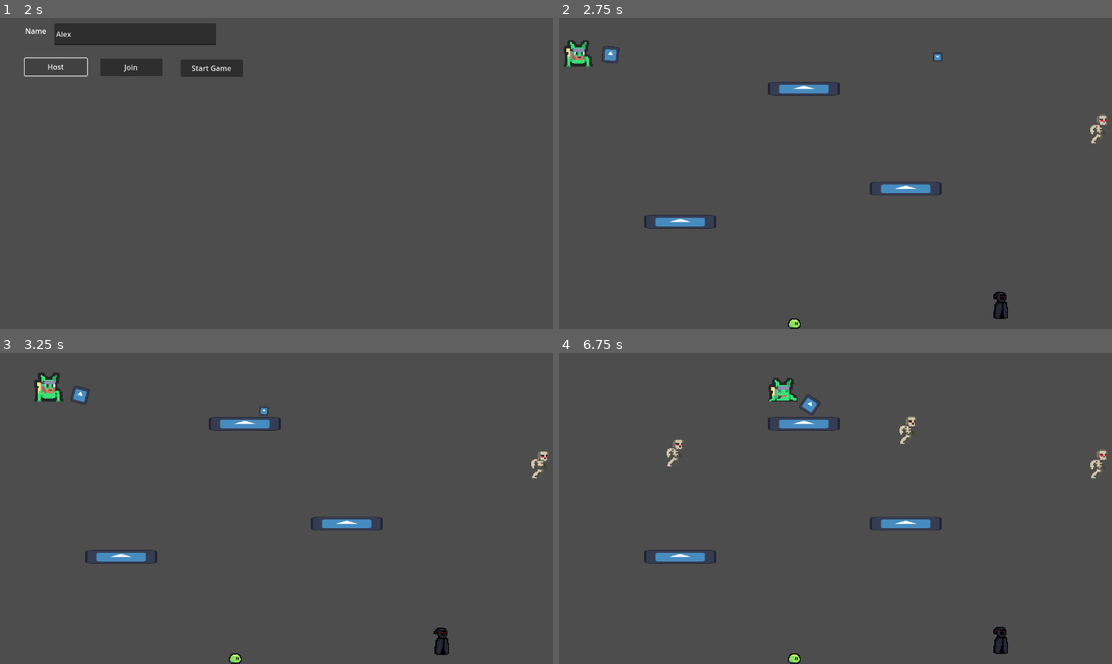
Above: before the commit, frames 1-4 (two rows, left to right).
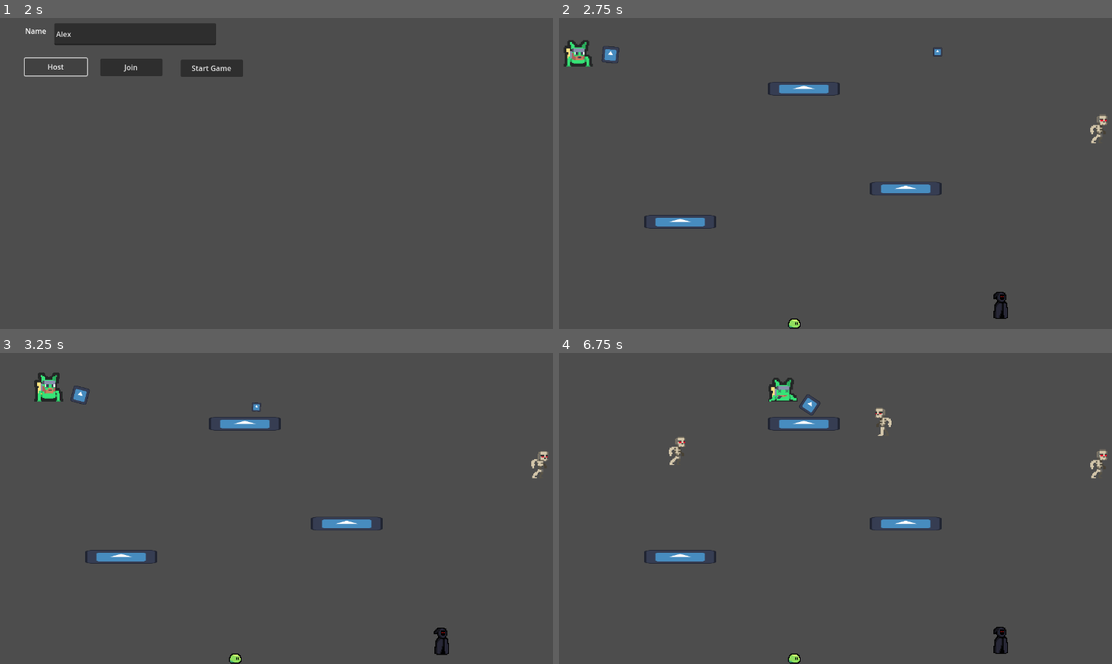
Above: after the commit, the same moments.

Repository: naixsu/CROCPNG
Game: Godot game, scene res://Scenes/Testing/NaixTestScenes/Multiplayer.tscn
Two runs of this game, one before a commit and one after it. Both use one fixed random seed, a clock stepped at 60 frames per second and the inputs below. The engine's default icon, where the game draws it, is replaced by a stand-in: a white triangle on a blue panel in a dark square.
Inputs (mouse positions are in pixels of both pictures, inside the frame that each line leads up to):
- Up to frame 1 (2 s): click (132, 33) at 0.52 s; type "Alex" at 0.6 s; click "Host" at 1.25 s
- Up to frame 2 (2.75 s): click "Start Game" at 2 s
- Up to frame 3 (3.25 s): tap Enter (ui_accept) at 2.75, 3.02 s; move the mouse to (420, 483) at 2.77 s; press the mouse at (420, 483) at 2.78 s; hold D (Right) from 2.78 s (still down)
- Up to frame 4 (6.75 s): move the mouse to (730, 517) at 3.52 s; release the mouse at (730, 517) at 3.53 s; click (730, 517) at 3.6 s; tap Enter (ui_accept) at 3.77, 5.27, 6.02 s; move the mouse to (907, 427) at 4.27 s; release D (Right) at 4.28 s; hold A (Left) 4.28-5.03 s; hold Right mouse button (Spawn) 4.28-5.03 s; click (907, 427) at 4.55 s; move the mouse to (818, 564) at 5.02 s; hold D (Right) 5.03-6.53 s; click (818, 564) at 5.1 s; move the mouse to (1023, 548) at 5.77 s; press the mouse at (1023, 548) at 5.78 s; move the mouse to (675, 452) at 6.52 s; release the mouse at (675, 452) at 6.53 s; hold A (Left) from 6.53 s (still down); right-click (675, 452) at 6.6 s

Frame 1 is identical in both runs. In frame 2, less than 0.1% of the frame differs, in the area x 67-70%, y 9-15%; in frame 3, less than 0.1%; in frame 4, 0.4%, in the area x 19-65%, y 17-37%.

Commit message:
fixed enemy ai

Diff:
--- a/Scenes/Enemies/EnemyA/EnemyA.tscn
+++ b/Scenes/Enemies/EnemyA/EnemyA.tscn
@@ -164,7 +164,6 @@
 radius = 373.374
 
 [node name="EnemyA" type="CharacterBody2D" groups=["Enemy"]]
-collision_mask = 4
 script = ExtResource("1_jn4pi")
 
 [node name="AnimatedSprite2D" type="AnimatedSprite2D" parent="."]
@@ -182,6 +181,8 @@
 script = ExtResource("5_5kow7")
 
 [node name="DetectionZone" type="Area2D" parent="AI"]
+collision_layer = 0
+collision_mask = 2
 
 [node name="CollisionShape2D" type="CollisionShape2D" parent="AI/DetectionZone"]
 shape = SubResource("CircleShape2D_dctnj")
--- a/Scenes/Enemies/EnemyB/EnemyB.tscn
+++ b/Scenes/Enemies/EnemyB/EnemyB.tscn
@@ -157,7 +157,6 @@
 radius = 373.374
 
 [node name="EnemyB" type="CharacterBody2D" groups=["Enemy"]]
-collision_mask = 4
 script = ExtResource("1_qucq8")
 
 [node name="AnimatedSprite2D" type="AnimatedSprite2D" parent="."]
@@ -176,6 +175,8 @@
 script = ExtResource("5_hsimf")
 
 [node name="DetectionZone" type="Area2D" parent="AI"]
+collision_layer = 0
+collision_mask = 2
 
 [node name="CollisionShape2D" type="CollisionShape2D" parent="AI/DetectionZone"]
 shape = SubResource("CircleShape2D_dctnj")
--- a/Scenes/Enemies/EnemyC/EnemyC.tscn
+++ b/Scenes/Enemies/EnemyC/EnemyC.tscn
@@ -143,7 +143,6 @@
 radius = 373.374
 
 [node name="EnemyC" type="CharacterBody2D" groups=["Enemy"]]
-collision_mask = 4
 script = ExtResource("1_c3xcl")
 
 [node name="AnimatedSprite2D" type="AnimatedSprite2D" parent="."]
@@ -160,6 +159,8 @@
 script = ExtResource("5_evy3b")
 
 [node name="DetectionZone" type="Area2D" parent="AI"]
+collision_layer = 0
+collision_mask = 2
 
 [node name="CollisionShape2D" type="CollisionShape2D" parent="AI/DetectionZone"]
 shape = SubResource("CircleShape2D_dctnj")
--- a/Scenes/Enemies/FinalBoss/FinalBoss.tscn
+++ b/Scenes/Enemies/FinalBoss/FinalBoss.tscn
@@ -40,8 +40,6 @@
 
 [node name="FinalBoss" type="CharacterBody2D"]
 script = ExtResource("1_wia81")
-health = null
-speed = null
 
 [node name="AnimatedSprite2D" type="AnimatedSprite2D" parent="."]
 texture_filter = 1
--- a/Scenes/Player/Player.tscn
+++ b/Scenes/Player/Player.tscn
@@ -155,7 +155,7 @@
 
 [node name="Player" type="CharacterBody2D" groups=["Player"]]
 collision_layer = 2
-collision_mask = 256
+collision_mask = 257
 script = ExtResource("1_xmmu7")
 Bullet = ExtResource("2_m4sy4")
 Enemy = ExtResource("3_il21h")
--- a/Scripts/Enemies/EnemyA/AI.gd
+++ b/Scripts/Enemies/EnemyA/AI.gd
@@ -8,7 +8,7 @@
 	DEAD
 }
 
-@onready var detection_zone = $DetectionZone
+@onready var detectionZone = $DetectionZone
 
 
 var current_state = State.IDLE : set = set_state
@@ -50,6 +50,7 @@
 
 
 func _on_detection_zone_body_entered(body):
+	print("_on_detection_zone_body_entered ", body)
 	if body.is_in_group("Player") and current_state != State.DEAD:
 		set_state(State.ENGAGE)
 		player = body
@@ -60,3 +61,12 @@
 	if body.is_in_group("Player") and current_state != State.DEAD:
 		set_state(State.IDLE)
 		player = null
+
+		# Might wanna check if another player is in the vicinity
+
+		check_for_player()
+
+func check_for_player():
+	print("Checking for another player")
+	var nearest_player = detectionZone.get_overlapping_bodies()
+	_on_detection_zone_body_entered(nearest_player[0])
--- a/Scripts/Enemies/FinalBoss/FinalBoss.gd
+++ b/Scripts/Enemies/FinalBoss/FinalBoss.gd
@@ -28,5 +28,6 @@
 	rotater.rotation_degrees = fmod(newRotation, 360)
 
 func _on_shoot_timer_timeout():
-	for s in rotater.get_children():
-		bulletManager.handle_bullet_spawned(bullet, body.global_position, body.global_direction)
+#	for s in rotater.get_children():
+#		bulletManager.handle_bullet_spawned(bullet, body.global_position, body.global_direction)
+	pass
--- a/Scripts/Player/Player.gd
+++ b/Scripts/Player/Player.gd
@@ -73,12 +73,13 @@
 	# TODO:
 	# Handle Weapon stuff in a separate node for reusability
 	# using signals to fire off from Weapon -> Player -> BulletManager
-	if multiplayerSynchronizer.get_multiplayer_authority() == multiplayer.get_unique_id():
-		if event.is_action_pressed("Fire"):
-			fire.rpc()
+#	if multiplayerSynchronizer.get_multiplayer_authority() == multiplayer.get_unique_id():
+#		if event.is_action_pressed("Fire"):
+#			fire.rpc()
 
 #	if event.is_action_pressed("Spawn"):
 #		spawn.rpc()
+	pass
 
 
 func can_shoot_in_physics():
@@ -121,7 +122,6 @@
 ##		Add bullet to the tree
 		get_tree().root.add_child(b)
 
-
 #		var b = Bullet.instantiate()
 #		b.global_position = gunRotation.get_node("BulletSpawn").global_position
 #		b.rotation_degrees = gunRotation.rotation_degrees
--- a/Scripts/Testing/NaixTestScripts/BulletCB.gd
+++ b/Scripts/Testing/NaixTestScripts/BulletCB.gd
@@ -3,7 +3,8 @@
 @export var speed = 1000
 
 # Get the gravity from the project settings to be synced with RigidBody nodes.
-var gravity = ProjectSettings.get_setting("physics/2d/default_gravity")
+#var gravity = ProjectSettings.get_setting("physics/2d/default_gravity")
+var gravity = 0
 var direction : Vector2
 
 func _ready():
@@ -39,14 +40,25 @@
 #			print("class name ", collider.get_class())
 			print("I collided with ", collisionLayer)
 			print("I'm on mask ", collisionMask)
-			if collisionLayer == 1:
-				if collisionMask == 4: # Enemy
-					print("collided with Enemy", collider)
-					collider.handle_hit()
-					queue_free()
-				elif collisionMask == 2: # Platform
-					print("collided with Platform", collider)
-					queue_free()
+			if collider.is_in_group("Enemy"):
+				print("Collided with enemy ", collider)
+				collider.handle_hit()
+				queue_free()
+			if collider.is_in_group("Player"):
+				print("Collided with player. Ignoring ", collider)
 
-				elif collisionMask == 256: # Player
-					print("Colliding with player. Ignoring")
+			if collider.is_in_group("Platform"):
+				print("Collided with platform ", collider)
+				queue_free()
+#			if collisionLayer == 1:
+#				if collisionMask == 4: # Enemy
+#					print("collided with Enemy", collider)
+#					collider.handle_hit()
+#					print(collider.is_in_group("Enemy"))
+#					queue_free()
+#				elif collisionMask == 2: # Platform
+#					print("collided with Platform", collider)
+#					queue_free()
+#
+#				elif collisionMask == 256: # Player
+#					print("Colliding with player. Ignoring")
--- a/Scripts/Testing/NaixTestScripts/MultiplayerController.gd
+++ b/Scripts/Testing/NaixTestScripts/MultiplayerController.gd
@@ -63,7 +63,7 @@
 
 func host_game():
 	peer = ENetMultiplayerPeer.new()
-	var error = peer.create_server(port, 2)
+	var error = peer.create_server(port, 32)
 
 	if error != OK:
 		print("Cannot host: " + str(error))
Not shown, added: Exports/Test/test2.console.exe
Not shown, added: Exports/Test/test2.exe
Not shown, added: Exports/Test/test2.pck
